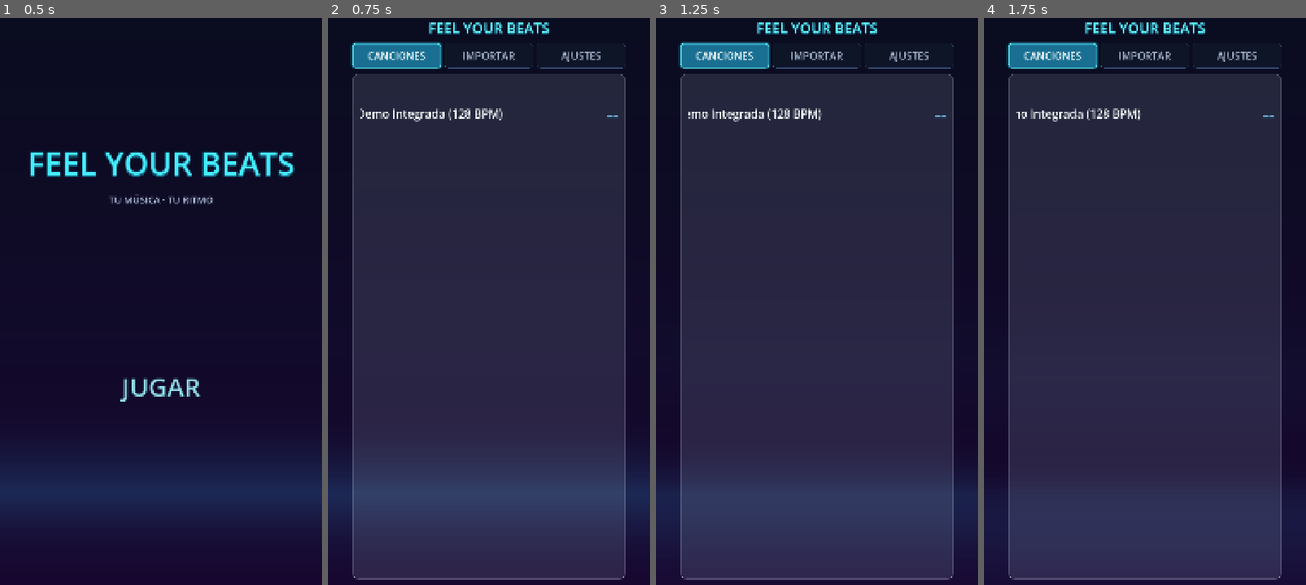
Above: before the commit, frames 1-4 (left to right).
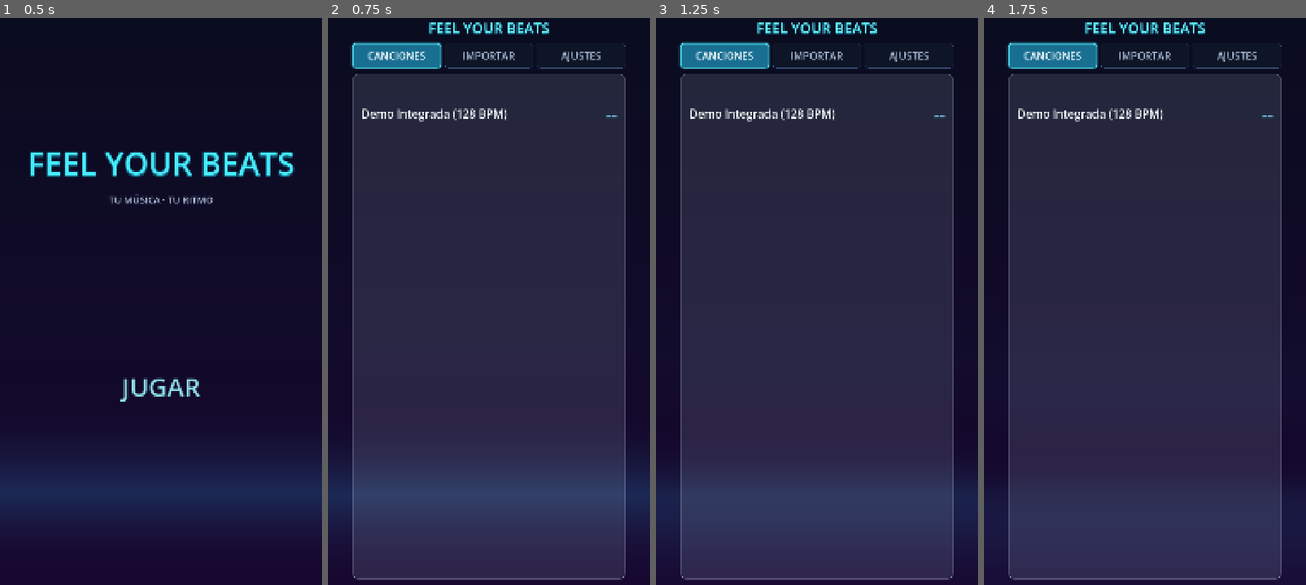
Above: after the commit, the same moments.

Repository: Carrillo524/FeelYourBeats
Game: Godot game, scene res://ui/main_menu.tscn
Two runs of this game, one before a commit and one after it. Both use one fixed random seed, a clock stepped at 60 frames per second and the inputs below.
Inputs:
- Up to frame 1 (0.5 s): no input
- Up to frame 2 (0.75 s): click "JUGAR" at 0.5 s
- Up to frame 3 (1.25 s): no input
- Up to frame 4 (1.75 s): click "CANCIONES" at 1.25 s

Frame 1 is identical in both runs. In frame 2, 0.6% of the frame differs, in the area x 10-90%, y 15-19%; in frame 3, 0.5%; in frame 4, 0.6%.

Commit message:
fix(ui): use per-row bottom border dividers and left-aligned conditional marquee

Diff:
--- a/ui/main_menu.gd
+++ b/ui/main_menu.gd
@@ -16,8 +16,9 @@
 const MIN_TOUCH_BUTTON_HEIGHT_PX: float = 68.0
 const SONG_ROW_HEIGHT_PX: float = 252.0
 const DIVIDER_HEIGHT_PX: float = 2.0
-const ROW_INNER_MARGIN_X: int = 24
-const ROW_TITLE_RANK_GAP_PX: int = 20
+const ROW_BOTTOM_BORDER_PX: int = 3
+const ROW_INNER_MARGIN_X: int = 28
+const ROW_TITLE_RANK_GAP_PX: int = 24
 const MODAL_OPTION_HEIGHT_PX: float = 80.0
 const PLAY_BUTTON_HEIGHT_PX: float = 94.0
 const TRANSITION_FADE_DURATION_SEC: float = 2.5
@@ -43,6 +44,7 @@
 const STATUS_FONT_SIZE: int = 32
 const MARQUEE_SPEED_PX_PER_SEC: float = 60.0
 const MARQUEE_EDGE_PAD_PX: float = 16.0
+const MARQUEE_INITIAL_PAUSE_SEC: float = 1.2
 
 static var open_directly_to_selector: bool = false
 
@@ -54,6 +56,7 @@
 const COLOR_SHEET_BORDER: Color = Color(1.0, 1.0, 1.0, 0.26)
 const COLOR_ROW_REST_BG: Color = Color(1.0, 1.0, 1.0, 0.0)
 const COLOR_ROW_HOVER_BG: Color = Color(1.0, 1.0, 1.0, 0.14)
+const COLOR_ROW_BOTTOM_BORDER: Color = Color(1.0, 1.0, 1.0, 0.28)
 const COLOR_WHITE_DIVIDER: Color = Color(1.0, 1.0, 1.0, 0.24)
 
 @export var screen_safe_adapter: ScreenSafeAdapter = null
@@ -125,8 +128,10 @@
 var _style_option_active: StyleBoxFlat = null
 var _style_option_inactive: StyleBoxFlat = null
 var _style_content_sheet: StyleBoxFlat = null
-var _style_song_row_normal: StyleBoxFlat = null
-var _style_song_row_hover: StyleBoxFlat = null
+var _style_song_row_divider_normal: StyleBoxFlat = null
+var _style_song_row_divider_hover: StyleBoxFlat = null
+var _style_song_row_last_normal: StyleBoxFlat = null
+var _style_song_row_last_hover: StyleBoxFlat = null
 var _style_modal_panel: StyleBoxFlat = null
 var _style_play_cta: StyleBoxFlat = null
 var _style_floating_play: StyleBoxEmpty = null
@@ -299,6 +304,10 @@
 
 func select_tab(p_tab: int) -> void:
 	_active_tab = clampi(p_tab, MenuTab.SONGS, MenuTab.SETTINGS)
+	if _active_tab == MenuTab.SONGS:
+		_reset_marquee_items(_songs_marquee_items)
+	elif _active_tab == MenuTab.IMPORT:
+		_reset_marquee_items(_imported_marquee_items)
 	_refresh_tab_visuals()
 
 
@@ -485,15 +494,20 @@
 
 
 func get_first_song_marquee_state() -> Dictionary:
-	if _songs_marquee_items.is_empty():
+	return get_song_marquee_state(0)
+
+
+func get_song_marquee_state(p_index: int) -> Dictionary:
+	if p_index < 0 or p_index >= _songs_marquee_items.size():
 		return {}
-	var item: Dictionary = _songs_marquee_items[0]
+	var item: Dictionary = _songs_marquee_items[p_index]
 	var clip: Control = item.get("clip", null) as Control
 	var label: Label = item.get("label", null) as Label
 	return {
 		"clip_contents": clip.clip_contents if clip != null else false,
 		"child_count": clip.get_child_count() if clip != null else 0,
 		"offset": float(item.get("offset", 0.0)),
+		"pause_remaining": float(item.get("pause_remaining", 0.0)),
 		"label_x": label.position.x if label != null else 0.0,
 		"text_width": float(item.get("text_width", 0.0)),
 		"clip_width": clip.size.x if clip != null else 0.0,
@@ -1025,7 +1039,7 @@
 		row_btn.custom_minimum_size = Vector2(0.0, SONG_ROW_HEIGHT_PX)
 		row_btn.size_flags_horizontal = Control.SIZE_EXPAND_FILL
 		row_btn.size_flags_vertical = Control.SIZE_SHRINK_BEGIN
-		_apply_song_row_style(row_btn)
+		_apply_song_row_style(row_btn, idx < count - 1)
 		row_btn.pressed.connect(open_song_setup_modal.bind(entry))
 		if ui_sfx_player != null:
 			ui_sfx_player.bind_button(row_btn)
@@ -1046,7 +1060,7 @@
 		row_hbox.add_theme_constant_override("separation", ROW_TITLE_RANK_GAP_PX)
 		row_margin.add_child(row_hbox)
 
-		# Zone 1: Left clipped single-pass marquee container (24 px left margin, 20 px gap before rank)
+		# Zone 1: Left clipped conditional marquee container (28 px left margin, 24 px gap before rank)
 		var title_clip: Control = Control.new()
 		title_clip.name = "RowTitleClip"
 		title_clip.clip_contents = true
@@ -1060,13 +1074,14 @@
 
 		var measured_width: float = _measure_marquee_title_width(title_lbl, title)
 		title_lbl.position = Vector2(0.0, 0.0)
-		title_lbl.size = Vector2(measured_width + 24.0, SONG_ROW_HEIGHT_PX)
+		title_lbl.size = Vector2(measured_width + 16.0, SONG_ROW_HEIGHT_PX)
 
 		p_marquee_target.append({
 			"clip": title_clip,
 			"label": title_lbl,
 			"text_width": measured_width,
 			"offset": 0.0,
+			"pause_remaining": MARQUEE_INITIAL_PAUSE_SEC,
 		})
 
 		# Zone 2: Fixed right zone for Rank (58px neon blur) + Difficulty (30px)
@@ -1104,9 +1119,6 @@
 			rank_zone.add_child(diff_lbl)
 
 		p_container.add_child(row_btn)
-
-		if idx < count - 1:
-			p_container.add_child(_create_white_divider("%sDivider_%d" % [p_prefix, idx], 24))
 
 
 func _create_marquee_title_label(p_name: String, p_text: String) -> Label:
@@ -1142,6 +1154,18 @@
 	return maxf(64.0, float(p_text.length()) * float(SONG_ROW_FONT_SIZE) * 0.62)
 
 
+func _reset_marquee_items(p_items: Array[Dictionary]) -> void:
+	var count: int = p_items.size()
+	for i: int in range(count):
+		var item: Dictionary = p_items[i]
+		item["offset"] = 0.0
+		item["pause_remaining"] = MARQUEE_INITIAL_PAUSE_SEC
+		p_items[i] = item
+		var label: Label = item.get("label", null) as Label
+		if is_instance_valid(label):
+			label.position = Vector2(0.0, 0.0)
+
+
 func _step_marquee_items(p_items: Array[Dictionary], p_delta: float) -> void:
 	var count: int = p_items.size()
 	for i: int in range(count):
@@ -1151,22 +1175,46 @@
 		if not is_instance_valid(clip) or not is_instance_valid(label):
 			continue
 
-		var clip_w: float = maxf(120.0, clip.size.x)
+		var clip_w: float = clip.size.x
 		var clip_h: float = clip.size.y if clip.size.y > 1.0 else SONG_ROW_HEIGHT_PX
-		var text_w: float = float(item.get("text_width", 240.0))
-		var exit_distance: float = text_w + MARQUEE_EDGE_PAD_PX
-		var cycle_span: float = exit_distance + clip_w
-
-		var next_offset: float = fmod(
-			float(item.get("offset", 0.0)) + (MARQUEE_SPEED_PX_PER_SEC * p_delta),
-			cycle_span
-		)
-		item["offset"] = next_offset
+		var text_w: float = float(item.get("text_width", 0.0))
+		label.size = Vector2(maxf(clip_w, text_w + 16.0), clip_h)
+
+		# Keep fixed left alignment until layout resolves or whenever the title fits completely
+		if clip_w <= 1.0 or text_w <= clip_w:
+			item["offset"] = 0.0
+			item["pause_remaining"] = MARQUEE_INITIAL_PAUSE_SEC
+			p_items[i] = item
+			label.position = Vector2(0.0, 0.0)
+			continue
+
+		var pause_remaining: float = float(item.get("pause_remaining", MARQUEE_INITIAL_PAUSE_SEC))
+		var move_dt: float = p_delta
+		if pause_remaining > 0.0:
+			if move_dt <= pause_remaining:
+				pause_remaining -= move_dt
+				move_dt = 0.0
+			else:
+				move_dt -= pause_remaining
+				pause_remaining = 0.0
+
+		var offset: float = float(item.get("offset", 0.0))
+		var next_x: float = 0.0
+		if move_dt > 0.0:
+			var exit_distance: float = text_w + MARQUEE_EDGE_PAD_PX
+			var cycle_span: float = exit_distance + clip_w
+			offset += MARQUEE_SPEED_PX_PER_SEC * move_dt
+			if offset >= cycle_span:
+				offset = 0.0
+				pause_remaining = MARQUEE_INITIAL_PAUSE_SEC
+				next_x = 0.0
+			else:
+				next_x = -offset if offset <= exit_distance else (cycle_span - offset)
+
+		item["offset"] = offset
+		item["pause_remaining"] = pause_remaining
 		p_items[i] = item
-
-		var next_x: float = -next_offset if next_offset <= exit_distance else (cycle_span - next_offset)
 		label.position = Vector2(next_x, 0.0)
-		label.size = Vector2(text_w + 24.0, clip_h)
 
 
 func _refresh_tab_visuals() -> void:
@@ -1280,15 +1328,17 @@
 	p_button.add_theme_stylebox_override("focus", p_style)
 
 
-func _apply_song_row_style(p_button: Button) -> void:
+func _apply_song_row_style(p_button: Button, p_has_bottom_divider: bool) -> void:
 	if p_button == null:
 		return
-	if _style_song_row_normal != null:
-		p_button.add_theme_stylebox_override("normal", _style_song_row_normal)
-		p_button.add_theme_stylebox_override("focus", _style_song_row_normal)
-	if _style_song_row_hover != null:
-		p_button.add_theme_stylebox_override("hover", _style_song_row_hover)
-		p_button.add_theme_stylebox_override("pressed", _style_song_row_hover)
+	var normal_style: StyleBoxFlat = _style_song_row_divider_normal if p_has_bottom_divider else _style_song_row_last_normal
+	var hover_style: StyleBoxFlat = _style_song_row_divider_hover if p_has_bottom_divider else _style_song_row_last_hover
+	if normal_style != null:
+		p_button.add_theme_stylebox_override("normal", normal_style)
+		p_button.add_theme_stylebox_override("focus", normal_style)
+	if hover_style != null:
+		p_button.add_theme_stylebox_override("hover", hover_style)
+		p_button.add_theme_stylebox_override("pressed", hover_style)
 
 
 func _create_white_divider(p_name: String, p_margin_x: int = ROW_INNER_MARGIN_X) -> MarginContainer:
@@ -1313,6 +1363,17 @@
 	return holder
 
 
+func _create_song_row_stylebox(p_bg_color: Color, p_bottom_border_px: int) -> StyleBoxFlat:
+	var sb: StyleBoxFlat = StyleBoxFlat.new()
+	sb.bg_color = p_bg_color
+	sb.set_border_width_all(0)
+	sb.border_width_bottom = p_bottom_border_px
+	sb.border_color = COLOR_ROW_BOTTOM_BORDER
+	sb.set_corner_radius_all(0)
+	sb.set_content_margin_all(0.0)
+	return sb
+
+
 func _build_theme_styles() -> void:
 	_style_option_active = StyleBoxFlat.new()
 	_style_option_active.bg_color = Color(0.10, 0.44, 0.58, 0.94)
@@ -1335,17 +1396,10 @@
 	_style_content_sheet.set_corner_radius_all(22)
 	_style_content_sheet.anti_aliasing = true
 
-	_style_song_row_normal = StyleBoxFlat.new()
-	_style_song_row_normal.bg_color = COLOR_ROW_REST_BG
-	_style_song_row_normal.set_border_width_all(0)
-	_style_song_row_normal.set_corner_radius_all(0)
-	_style_song_row_normal.set_content_margin_all(0.0)
-
-	_style_song_row_hover = StyleBoxFlat.new()
-	_style_song_row_hover.bg_color = COLOR_ROW_HOVER_BG
-	_style_song_row_hover.set_border_width_all(0)
-	_style_song_row_hover.set_corner_radius_all(0)
-	_style_song_row_hover.set_content_margin_all(0.0)
+	_style_song_row_divider_normal = _create_song_row_stylebox(COLOR_ROW_REST_BG, ROW_BOTTOM_BORDER_PX)
+	_style_song_row_divider_hover = _create_song_row_stylebox(COLOR_ROW_HOVER_BG, ROW_BOTTOM_BORDER_PX)
+	_style_song_row_last_normal = _create_song_row_stylebox(COLOR_ROW_REST_BG, 0)
+	_style_song_row_last_hover = _create_song_row_stylebox(COLOR_ROW_HOVER_BG, 0)
 
 	_style_modal_panel = StyleBoxFlat.new()
 	_style_modal_panel.bg_color = Color(0.05, 0.07, 0.14, 0.96)
Not shown, changed: specs/09_main_menu_and_song_selector.md
